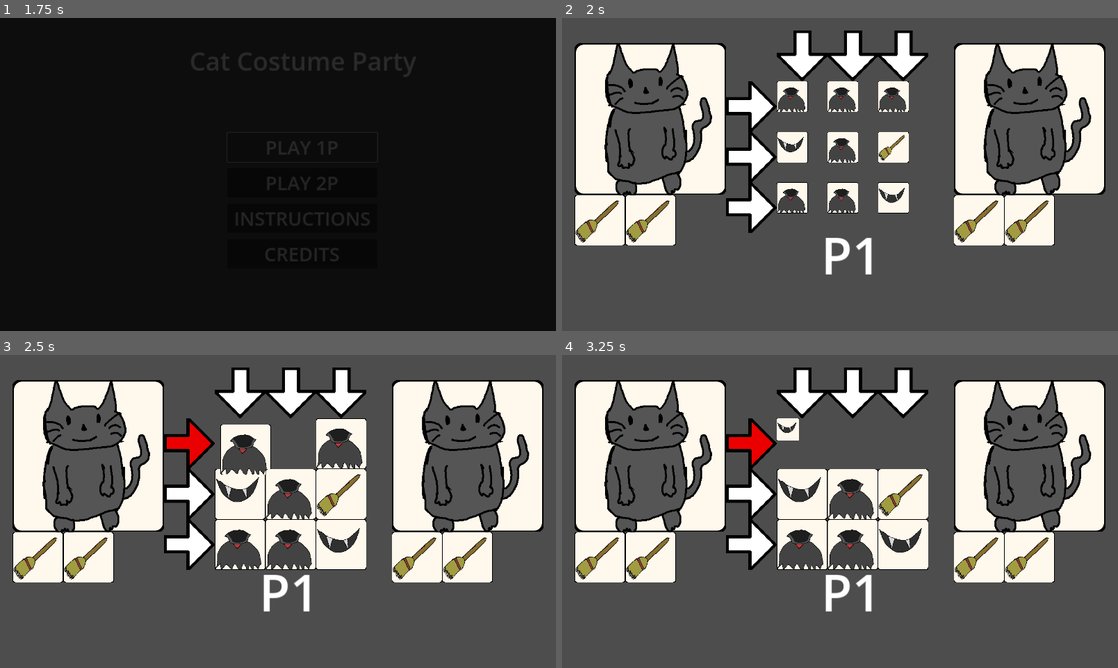
Above: before the commit, frames 1-4 (two rows, left to right).
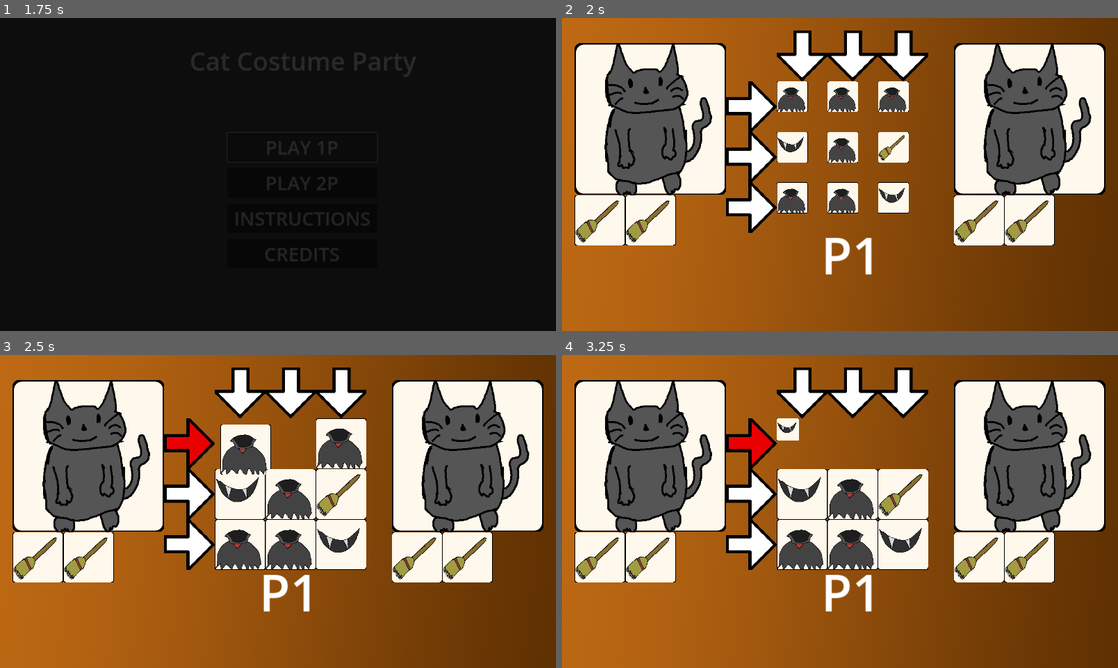
Above: after the commit, the same moments.

Repository: Zami77/CatCostumeParty
Game: Godot game, scene res://managers/GameManager.tscn
The game is run twice, just before and just after one commit, with the same random seed, the same clock (stepped at 60 frames per second) and the same inputs.
Inputs (mouse positions are in pixels of both pictures, inside the frame that each line leads up to):
- Up to frame 1 (1.75 s): move the mouse to (400, 158) at 0.52 s; press the mouse at (400, 158) at 0.53 s; release the mouse at (400, 158) at 1.25 s; click "PLAY 1P" at 1.25 s
- Up to frame 2 (2 s): no input
- Up to frame 3 (2.5 s): click (189, 442) at 2 s
- Up to frame 4 (3.25 s): click (751, 492) at 2.75 s

Frame 1 is identical in both runs. In frame 2, 58% of the frame differs, in the area x 0-100%, y 0-100%; in frame 3, 52%; in frame 4, 54%.

Commit message:
match background added

Diff:
--- a/CatCostumeParty/managers/MatchManager.tscn
+++ b/CatCostumeParty/managers/MatchManager.tscn
@@ -1,12 +1,20 @@
-[gd_scene load_steps=4 format=3 uid="uid://fudjsw5rof3m"]
+[gd_scene load_steps=5 format=3 uid="uid://fudjsw5rof3m"]
 
 [ext_resource type="Script" path="res://managers/MatchManager.gd" id="1_s3c2u"]
+[ext_resource type="Texture2D" uid="uid://cjbng43026ljx" path="res://managers/match_background.png" id="2_6kwbx"]
 [ext_resource type="PackedScene" uid="uid://bt757vxvg1fgg" path="res://costume_piece_grid/CostumePieceGrid.tscn" id="2_kdm08"]
 [ext_resource type="PackedScene" uid="uid://dccan5dvvoco" path="res://ui/game_end_panel/GameEndPanel.tscn" id="3_py1wa"]
 
 [node name="MatchManager" type="Node2D"]
 script = ExtResource("1_s3c2u")
 timer_wait_between_turns = 0.5
+
+[node name="Background" type="TextureRect" parent="."]
+z_index = -1
+offset_top = -8.0
+offset_right = 1408.0
+offset_bottom = 792.0
+texture = ExtResource("2_6kwbx")
 
 [node name="CostumePieceGrid" parent="." instance=ExtResource("2_kdm08")]
 position = Vector2(544, 160)
Binary file added: CatCostumeParty/managers/match_background.png
Not shown, added: CatCostumeParty/managers/match_background.png.import
